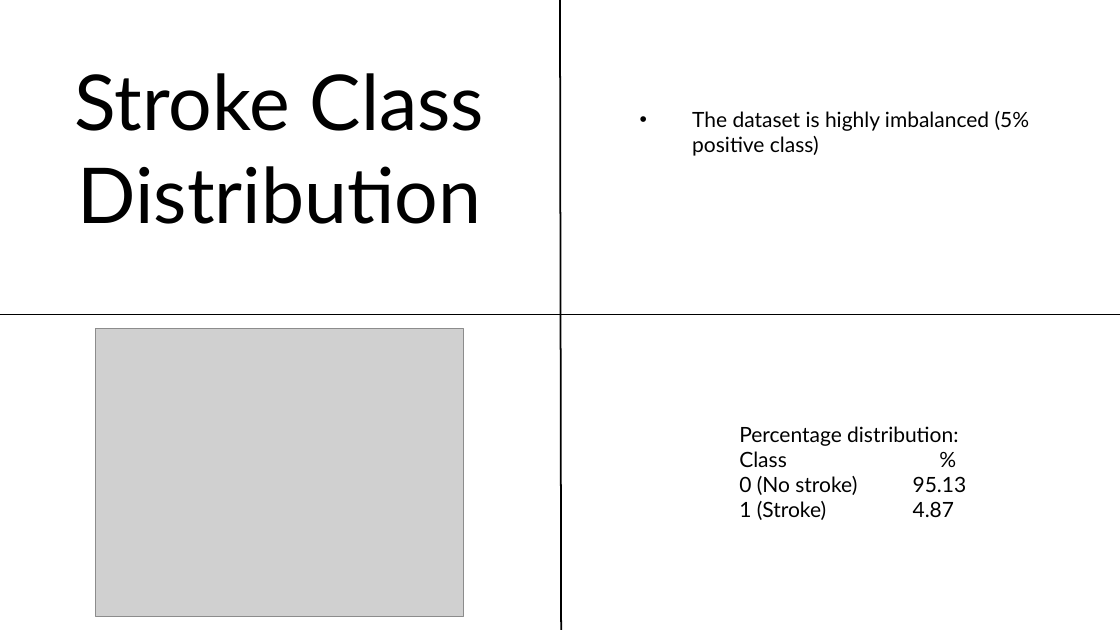
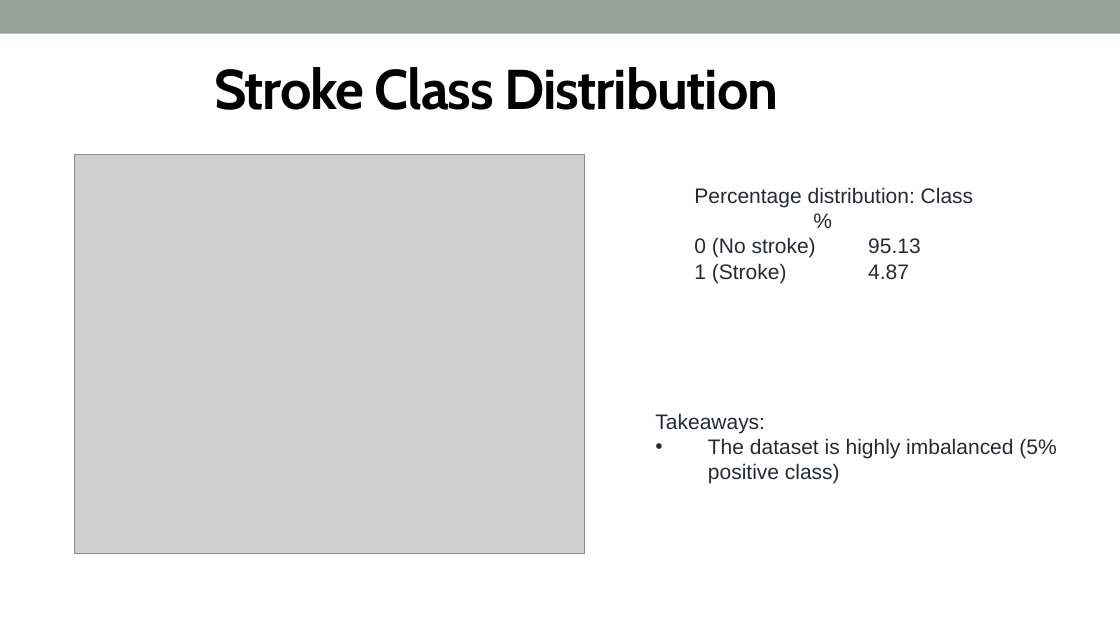
Before and after one commit to adnt01/stroke_factors_analysis, a slide deck: slide 5 of report_and_presentation/Cohort8_DS3_Presentation.pptx. Drawn at 1120x630 pixels with LibreOffice and Linux fonts; fonts in the diff are those of the drawing; grey boxes stand for pictures; background and template pictures are left out. Boxes give left, top, right and bottom in pixels: in the first picture for what was removed or moved away, otherwise in the second. Text is boxed around its words. In the diff, an @@ line names an element or a change of style, - is before the commit and + after.

Commit message:
update presentation format

```diff
--- a/report_and_presentation/Cohort8_DS3_Presentation.pptx
+++ b/report_and_presentation/Cohort8_DS3_Presentation.pptx
@@ rectangle added at bbox=[0, 0, 1120, 34], fill #93A299 @@
@@ line removed from (561, 630) to (560, 0) @@
@@ text "Stroke Class Distribution" at bbox=[214, 67, 778, 110]: size 66 to 48 pt, font Lato to Cabin, letter spacing 0 to -1 pt, bold on @@
@@ picture: place and size @@
-picture at bbox=[96, 329, 463, 617]
+picture at bbox=[75, 154, 585, 554]
@@ text "Percentage distribution: Class %": place and size @@
-text "Percentage distribution: Class %" at bbox=[739, 426, 967, 520]
+text "Percentage distribution: Class %" at bbox=[694, 187, 973, 283]
@@ text "Percentage distribution: Class %" at bbox=[694, 187, 973, 283]: font Lato to Arial, text colour #000000 to #292934 @@
@@ line removed from (1120, 314) to (0, 314) @@
@@ text "Takeaways:": place and size @@
-text "Takeaways:" at bbox=[692, 111, 1030, 156]
+text "Takeaways:" at bbox=[655, 413, 1056, 484]
@@ text at bbox=[655, 413, 765, 433]: paragraph added @@
+Takeaways:
@@ text at bbox=[708, 438, 1056, 484]: font Lato to Arial, text colour #000000 to #292934 in "The dataset is highly imbalanced (5% positive ..." @@
```
Also in this commit, not shown: 19 other slides changed, 1 slide added, 1 slide removed.
